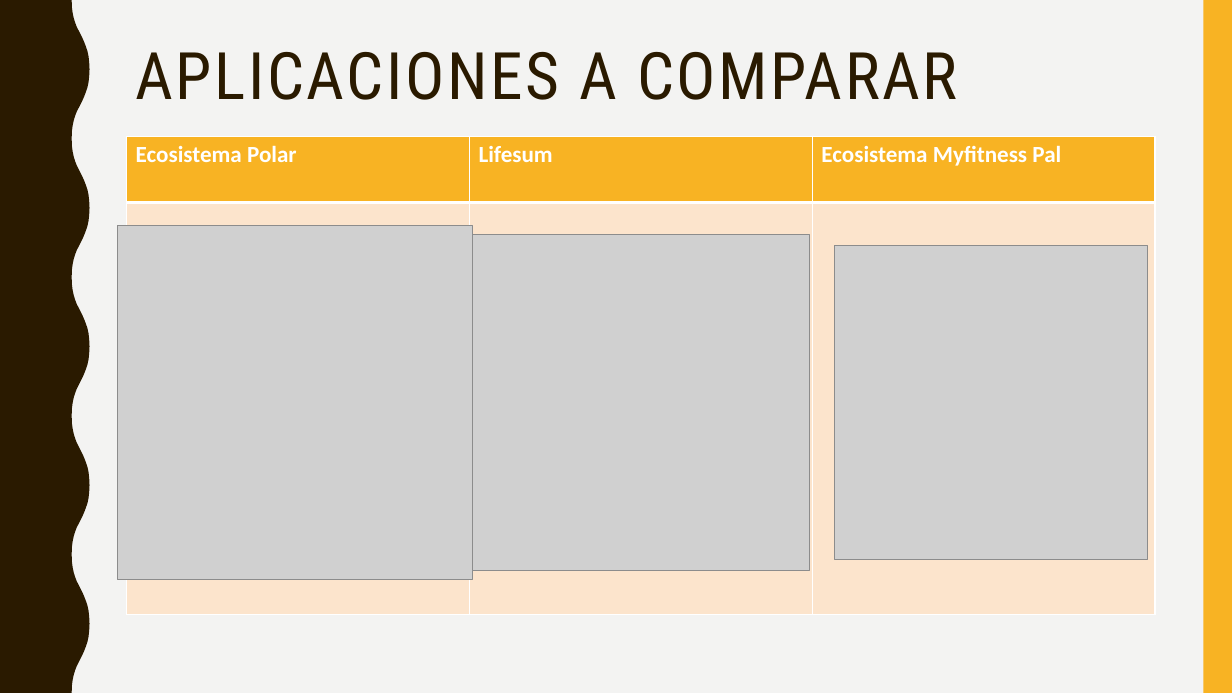
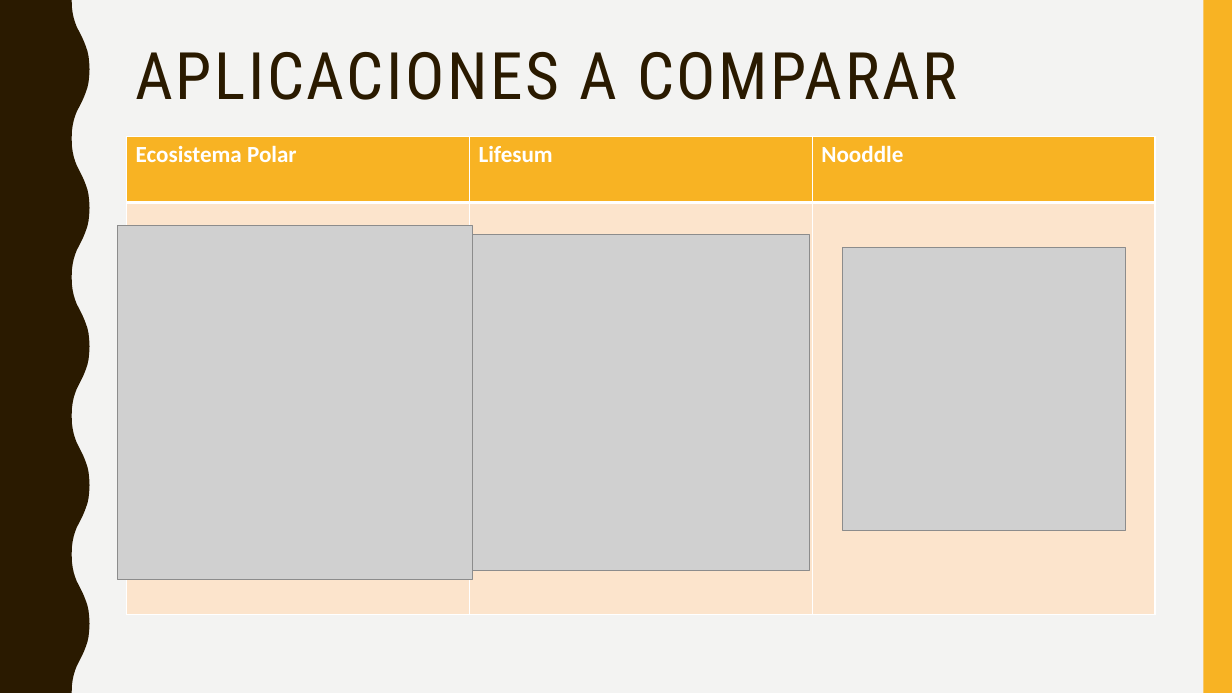
Before and after one commit to drzkn/TFM, a slide deck: slide 2 of Investigación/Benchmark/Benchmark aplicaciones.pptx. Drawn at 1232x693 pixels with LibreOffice and Linux fonts; fonts in the diff are those of the drawing; grey boxes stand for pictures. Boxes give left, top, right and bottom in pixels: in the first picture for what was removed or moved away, otherwise in the second. Text is boxed around its words. In the diff, an @@ line names an element or a change of style, - is before the commit and + after.

```diff
--- a/Investigación/Benchmark/Benchmark aplicaciones.pptx
+++ b/Investigación/Benchmark/Benchmark aplicaciones.pptx
@@ table at (x1=127, y1=137, x2=1155, y2=615) @@
-row 1, column 3: Ecosistema Myfitness Pal
+row 1, column 3: Nooddle
@@ picture resized from (x1=835, y1=246, x2=1149, y2=560) to (x1=843, y1=248, x2=1126, y2=531) @@
```
Also in this commit, not shown: 6 other slides changed, 21 other files.
